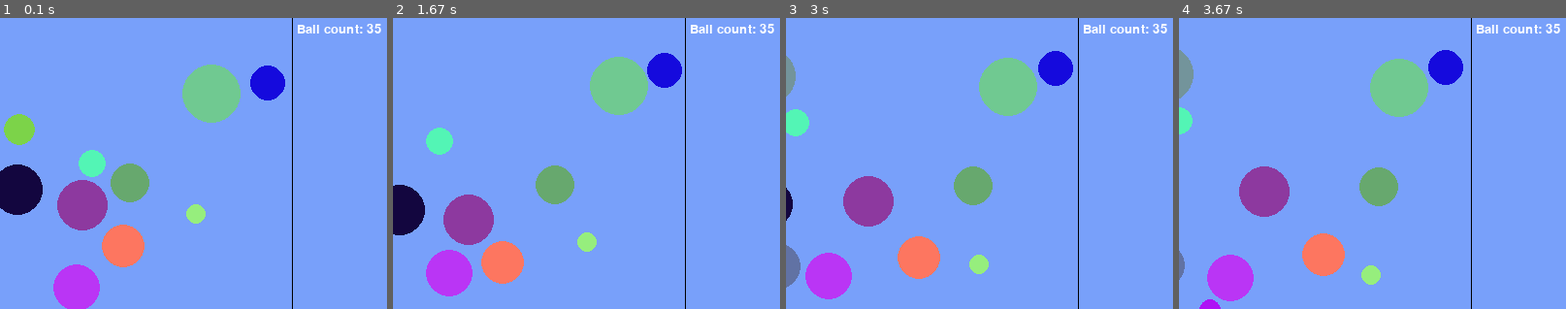
Above: before the commit, frames 1-4 (left to right).
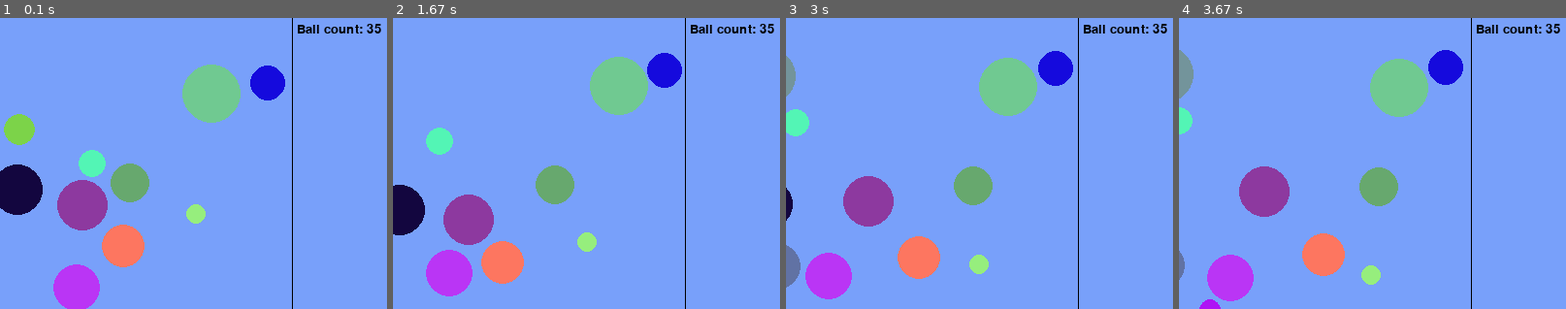
Above: after the commit, the same moments.

Repository: maciejbac/pyGame
Game: pygame game, started from main.py
Two runs of this game, one before a commit and one after it. Both use one fixed random seed, a clock stepped at 60 frames per second and the inputs below.
Inputs (mouse positions are % of the whole screen's width and height, from its top left):
- Up to frame 1 (0.1 s): no input
- Up to frame 2 (1.67 s): click (21, 74) at 0.88 s
- Up to frame 3 (3 s): no input
- Up to frame 4 (3.67 s): no input
The pictures show only the part of the screen within x 50-100%, y 0-50%; the shares and areas given below are measured in that part.

The runs differ from the first frame. In frame 1, 0.4% of the frame differs, in the area x 76-99%, y 2-6%; in frame 2, 0.4%; in frame 3, 0.4%; in frame 4, 0.4%.

Commit message:
Refactored the text drawing code to speed up the program

Diff:
--- a/main.py
+++ b/main.py
@@ -170,7 +170,7 @@
     my_particles.append(test_particle2)
 
 
-def write(text, location, color=(255, 255, 255)):
+def write(text, location, color=(0, 0, 0)):
     screen.blit(font.render(text, True, color), location)
 
 
